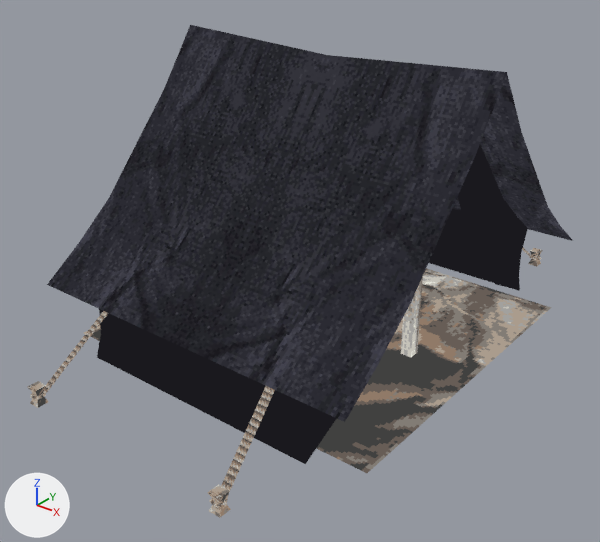
One commit to the Blender file Assets/Models/Tent.blend: the scene before it, then after it.
Camera for both pictures: a 50 mm camera at (3.92, -5.24, 3.66) aimed at (0.01, -0.35, 0.62). Every picture has the same lights, and +X, +Y and +Z are marked at lower left.

Objects in the first picture: 'Groundsheet', 'Guy Lines', 'Inner Tent', 'Outer Layer', 'Poles', 'Stakes'.
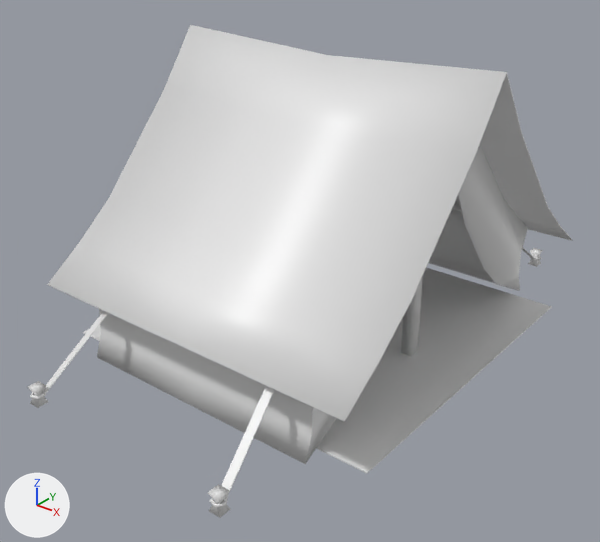
Commit message: Minor edits to tent

Where the change shows, as pixel boxes (x1, y1, x2, y2) in the pictures (600 x 542 px):
'Outer Layer', surface changed (black to white)
    both: (47, 25, 572, 422)
'Inner Tent', surface changed (black to grey)
    both: (97, 145, 528, 464)
'Groundsheet', surface changed, reshaped
    before: (84, 268, 552, 473)
    after: (83, 268, 552, 473)
'Guy Lines', surface changed
    both: (30, 248, 541, 508)
'Poles', surface changed
    both: (401, 276, 423, 357)
'Stakes', surface changed
    both: (28, 248, 543, 518)
part 1 of me_cube_001, cut back
    before: (401, 276, 423, 357)
    after: (401, 276, 423, 356)

What changed in the scene script:
```text
Change mat_tent:
    add n2 = _N.new('ShaderNodeBsdfPrincipled'); n2.name = 'Principled BSDF'
    add n2.inputs[2].default_value = 0.4  # 'Roughness'
    where n0 = _N.new('ShaderNodeOutputMaterial'); n0.name = 'Material Output'
    remove n1 = _N.new('ShaderNodeTexImage'); n1.name = 'Image Texture'
    remove n1.image = img_tent_png
    remove n1.interpolation = 'Closest'
    remove _L.new(n1.outputs[0], n0.inputs[0])  # 'Color' to 'Surface'
    add _L.new(n2.outputs[0], n0.inputs[0])  # 'BSDF' to 'Surface'
Change me_cube_001:
    used by ob_poles; location = (0.0, 0.0, 0.0)
    remove me_cube_001.from_pydata(...)  # 26 vertices, 24 faces; spans x 0.85..0.95, y -0.06..0.04, z 0.0..2.25
    add me_cube_001.from_pydata(...)  # 8 vertices, 6 faces; spans x 0.85..0.95, y -0.06..0.04, z 0.0..2.25
    me_cube_001 part 1
    18 vertices are removed from x 0.85..0.95, y -0.06..0.04, z 0.0..2.25
    24 faces are deleted
    6 new faces join them
Change me_plane_002:
    used by ob_groundsheet; location = (0.0, 0.0, 0.0)
    remove me_plane_002.from_pydata(...)  # 9 vertices, 4 faces; spans x -1.5..1.5, y -1.5..1.5, z 0.0
    add me_plane_002.from_pydata(...)  # 16 vertices, 14 faces; spans x -1.5..1.5, y -1.5..1.5, z 0.0..0.01
    me_plane_002 part 2: 5 vertices removed from x -1.5..1.5, y -1.5..1.5, z 0.0; 12 vertices added at x -1.5..1.5, y -1.5..1.5, z 0.0..0.01
Change me_cube_002:
    used by ob_stakes; location = (0.0, 0.0, 0.0)
    remove me_cube_002.from_pydata(...)  # 42 vertices, 40 faces; spans x 0.9..1.0, y -2.4..-2.3, z -0.028..0.122
    add me_cube_002.from_pydata(...)  # 12 vertices, 10 faces; spans x 0.9..1.0, y -2.4..-2.3, z -0.028..0.122
    me_cube_002 part 3
    30 vertices are removed from x 0.9..1.0, y -2.4..-2.3, z -0.028..0.122
    40 faces are deleted
    10 new faces join them
```
